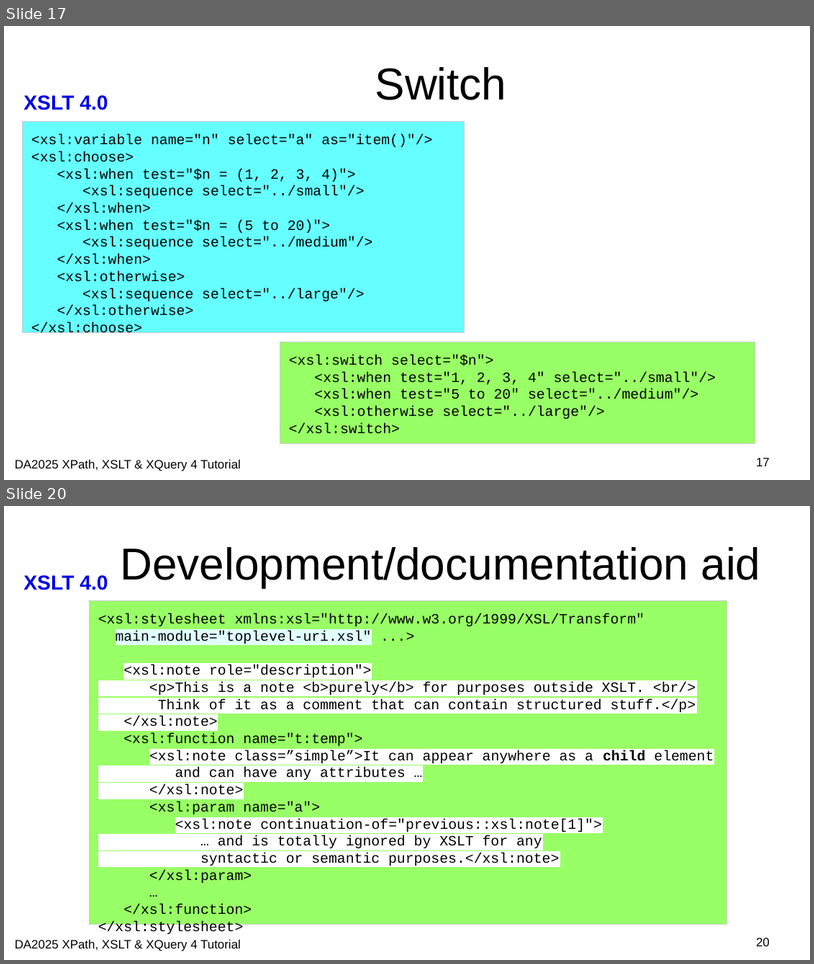
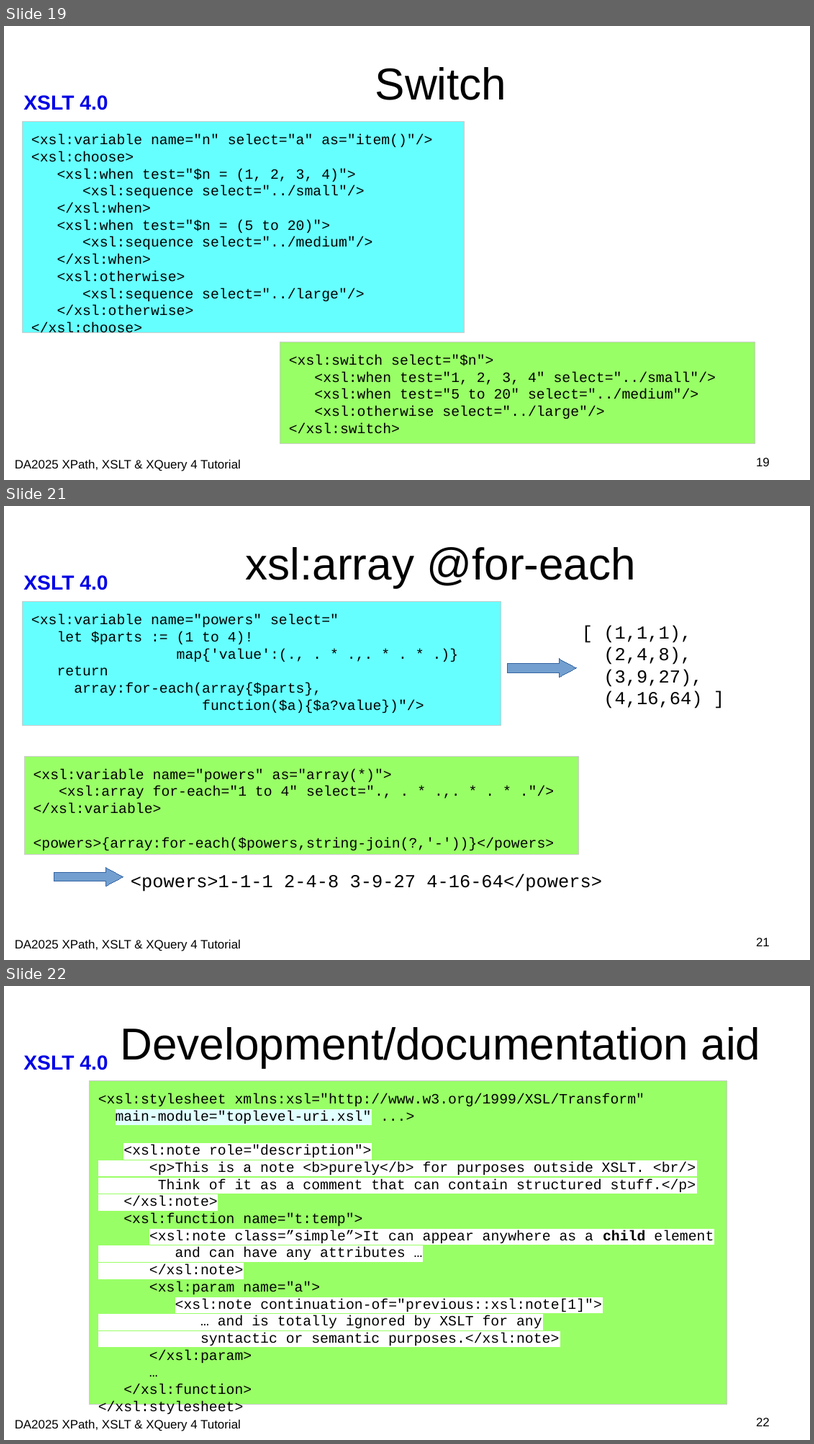
Before and after one commit to johnlumley/johnlumley.github.io, a slide deck: DA2025/slides/QT4-XSLT.odp. Shown one above the other, each under a label of ours: slides 17 and 20 before the commit, slides 19, 21 and 22 after it; the slides between them are not shown. The pictures are 814x964 and 814x1444 pixels, drawn with LibreOffice and Linux fonts; fonts in the diff are those of the drawing; background and template pictures are left out. Boxes give left, top, right and bottom in pixels: in the first picture for what was removed or moved away, otherwise in the second. Text is boxed around its words. In the diff, an @@ line names an element or a change of style, - is before the commit and + after.

Commit message:
Updated slidesets for XLST & F&O; incorporation of equivalent functions in XSLT

```diff
--- a/DA2025/slides/QT4-XSLT.odp
+++ b/DA2025/slides/QT4-XSLT.odp
@@ slide 21 added at (4, 506, 810, 960), background #FFFFFF; not listed: 1 template element that a slide beside it also shows @@
@@ title added at (246, 547, 636, 587), 44 pt, text #000000 @@
+xsl:array @for-each
@@ rectangle added at (23, 602, 502, 726), fill #66FFFF, outline #CCCCCC 0 pt, 14 pt, text #000000 @@
+<xsl:variable name="powers" select="
+let $parts := (1 to 4)!
+map{'value':(., . * .,. * . * .)}
+return
+array:for-each(array{$parts},
+function($a){$a?value})"/>
@@ text added at (604, 625, 702, 708), 18 pt, text #000000 @@
+[ (1,1,1),
+(2,4,8),
+(3,9,27),
+(4,16,64) ]
@@ right arrow added at (507, 659, 576, 677), fill #729FCF, outline #3465A4 0 pt @@
@@ rectangle added at (24, 757, 579, 854), fill #99FF66, outline #CCCCCC 0 pt, 14 pt, text #000000 @@
+<xsl:variable name="powers" as="array(*)">
+<xsl:array for-each="1 to 4" select="., . * .,. * . * ."/>
+</xsl:variable>
+<powers>{array:for-each($powers,string-join(?,'-'))}</powers>
@@ right arrow added at (54, 867, 124, 885), fill #729FCF, outline #3465A4 0 pt @@
@@ text added at (131, 874, 602, 891), 18 pt, text #000000 @@
+<powers>1-1-1 2-4-8 3-9-27 4-16-64</powers>
@@ page number added at (756, 937, 770, 946), 12 pt, text #000000 @@
+21
@@ text added at (15, 939, 241, 951), 12 pt, text #000000 @@
+DA2025 XPath, XSLT & XQuery 4 Tutorial
@@ what was slide 17 is now slide 19 @@
@@ page number at (756, 457, 770, 466): text changed @@
-17
+19
@@ what was slide 20 is now slide 22 @@
@@ page number at (756, 1417, 770, 1426): text changed @@
-20
+22
```
Also in this commit, not shown: 8 slides changed, 3 other slides added, 1 slide removed, 20 other files.
